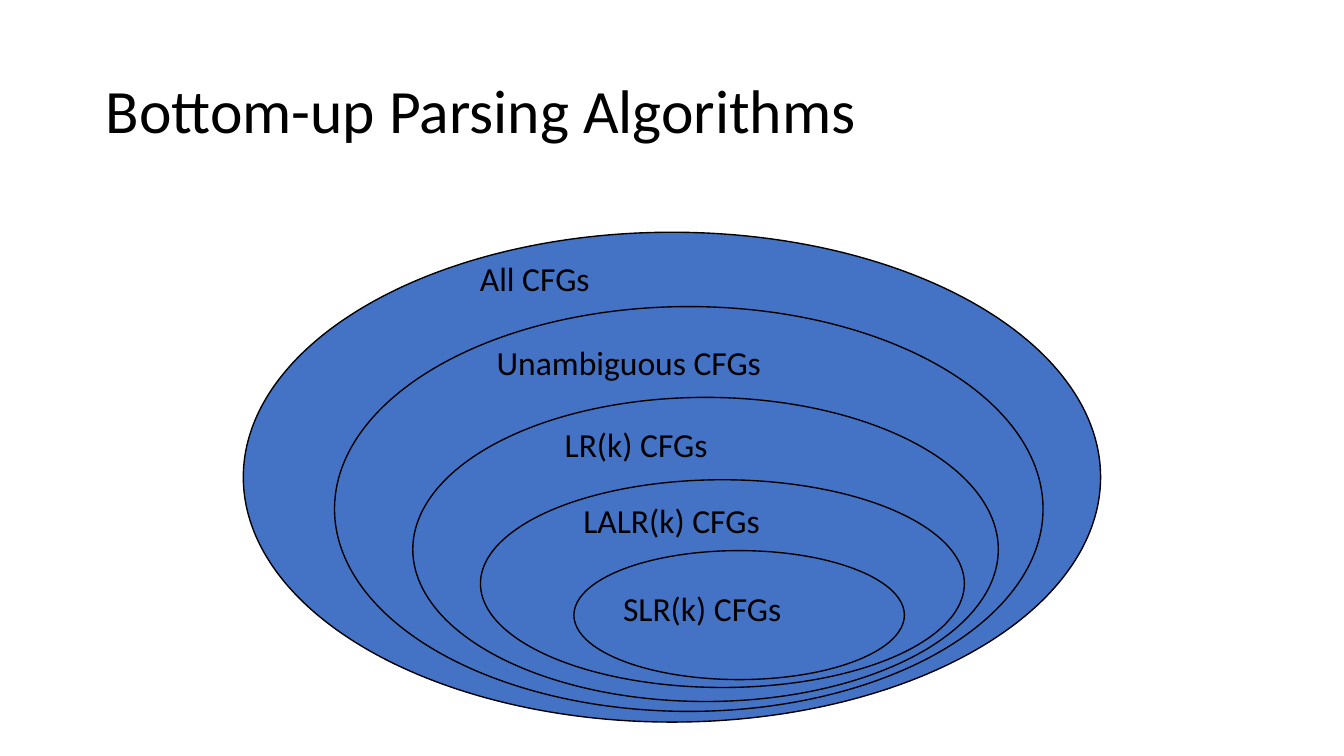
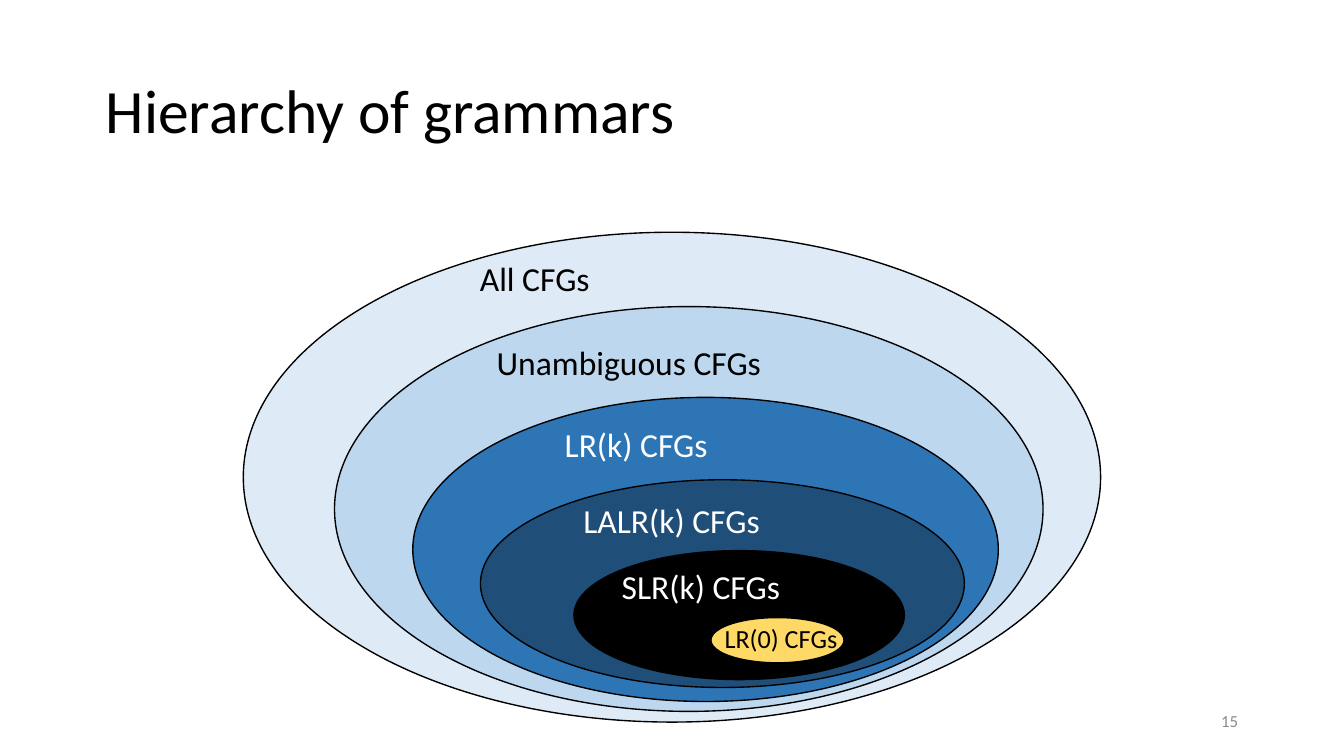
Before and after one commit to anoopsarkar/compilers-class, a slide deck: slide 15 of assets/ppt/parsing/lr1-shift-reduce-parsing.pptx (slide 17 before the commit). Drawn at 1344x756 pixels with LibreOffice and Linux fonts; fonts in the diff are those of the drawing. Boxes give left, top, right and bottom in pixels: in the first picture for what was removed or moved away, otherwise in the second. Text is boxed around its words. In the diff, an @@ line names an element or a change of style, - is before the commit and + after.

Commit message:
videos for parsing week 1

```diff
--- a/assets/ppt/parsing/lr1-shift-reduce-parsing.pptx
+++ b/assets/ppt/parsing/lr1-shift-reduce-parsing.pptx
@@ title at <box>106,90,674,144</box>: text changed @@
-Bottom-up Parsing Algorithms
+Hierarchy of grammars
@@ ellipse at <box>243,233,1101,722</box>: fill #4472C4 to #DEEBF7 @@
@@ ellipse at <box>335,306,1043,711</box>: fill #4472C4 to #BDD7EE @@
@@ ellipse at <box>413,398,999,702</box>: fill #4472C4 to #2E75B6 @@
@@ ellipse at <box>480,480,964,688</box>: fill #4472C4 to #1F4E79 @@
@@ ellipse at <box>574,551,905,680</box>: fill #4472C4 to #000000 @@
@@ text colour #000000 to #FFFFFF in 3 elements at <box>565,432,707,462</box>, <box>583,508,759,538</box>, <box>622,574,780,604</box> @@
@@ text "SLR(k) CFGs": place and size @@
-text "SLR(k) CFGs" at <box>623,596,781,626</box>
+text "SLR(k) CFGs" at <box>622,574,780,604</box>
@@ ellipse added at <box>711,618,844,664</box>, fill #FFD966, outline #000000 0.75 pt @@
@@ text added at <box>725,627,838,655</box>, 14 pt, text #000000 @@
+LR(0) CFGs
@@ page number added at <box>1221,716,1238,727</box>, 9 pt, text #8C8C8C @@
+15
```
Also in this commit, not shown: 11 other slides changed, 2 slides added, 4 slides removed, 3 other files.
